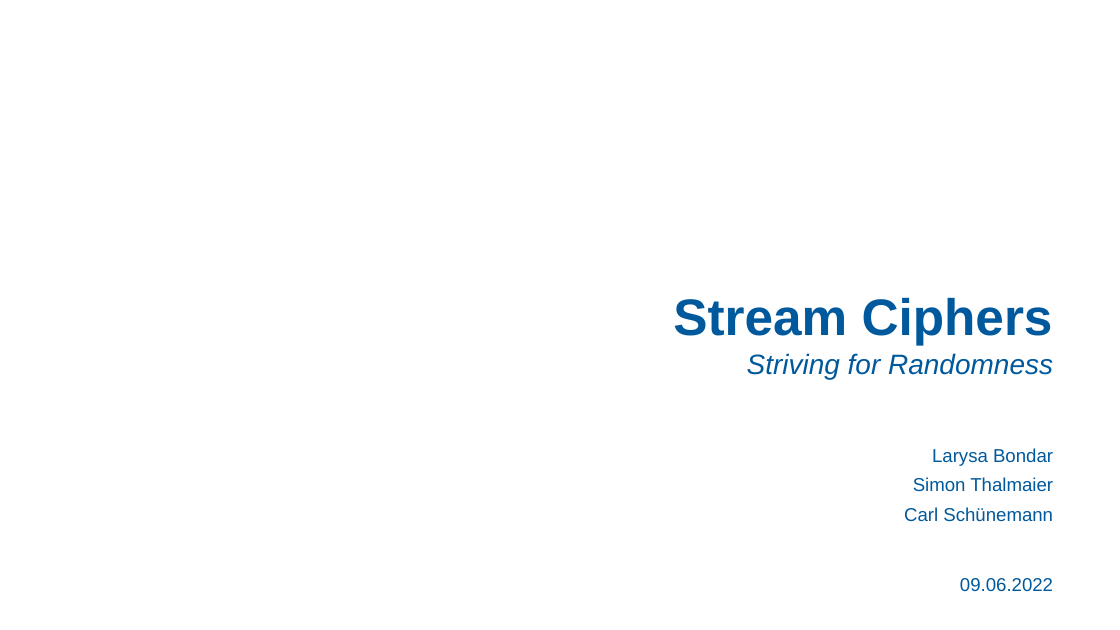
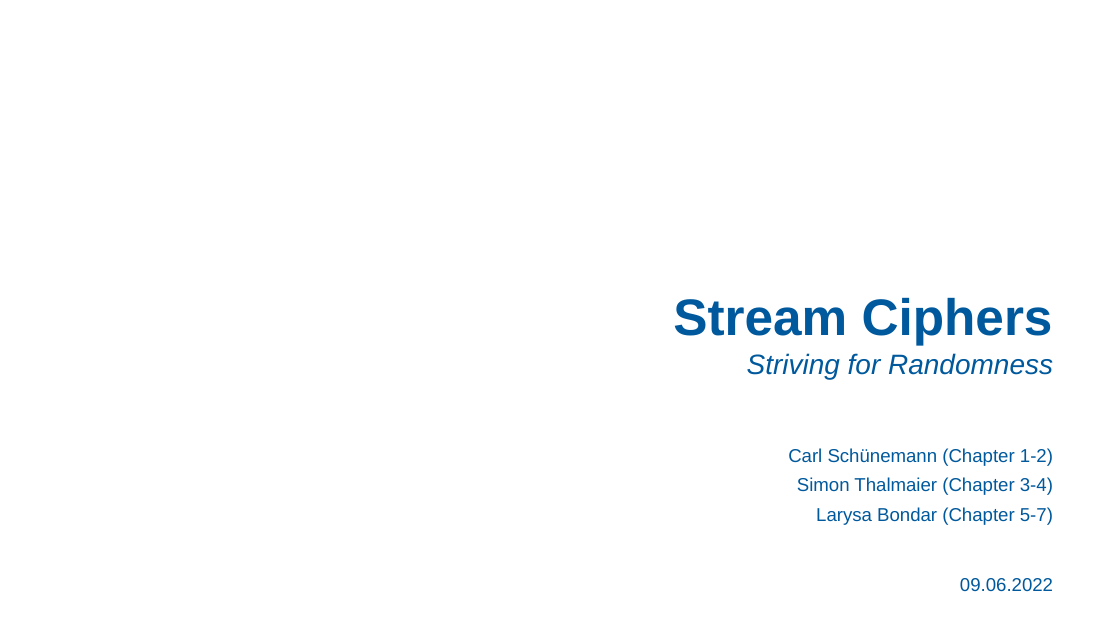
Before and after one commit to xThale/crypto-stream-ciphers, a slide deck: slide 1 of Präsentation/Presentation Unmerged Simon.pptx. Drawn at 1120x630 pixels with LibreOffice and Linux fonts; fonts in the diff are those of the drawing; background and template pictures are left out. Boxes give left, top, right and bottom in pixels: in the first picture for what was removed or moved away, otherwise in the second. Text is boxed around its words. In the diff, an @@ line names an element or a change of style, - is before the commit and + after.

```diff
--- a/Präsentation/Presentation Unmerged Simon.pptx
+++ b/Präsentation/Presentation Unmerged Simon.pptx
@@ text at [788, 448, 1053, 525]: text changed @@
-Larysa Bondar
-Simon Thalmaier
-Carl Schünemann
+Carl Schünemann (Chapter 1-2)
+Simon Thalmaier (Chapter 3-4)
+Larysa Bondar (Chapter 5-7)
```
Also in this commit, not shown: 2 other slides changed.
